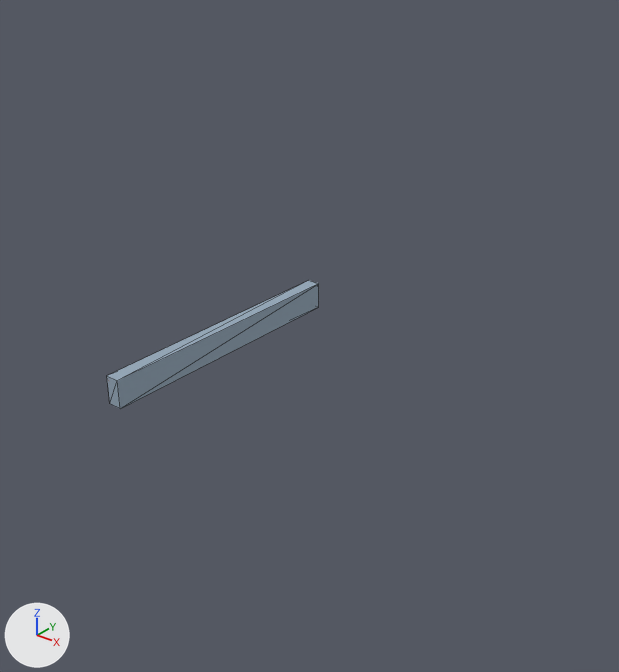
One commit to the glTF model otimo_design_belka_zelbetowa_zbrojenie.glb: the scene before it, then after it.
One viewpoint serves both versions: a 50 mm camera at (7.6, -5.85, 5.48) aimed at (2.1, 1.04, 1.21). The axes (+X, +Y, +Z) are drawn at lower left. The lights are the same throughout. The older version comes first. Mesh edges are drawn as thin lines. Where no turn or scale is listed for an object, it has been applied to the vertices. Vertices at exactly the same position are counted once.

In view in the first picture: 'Beam'.
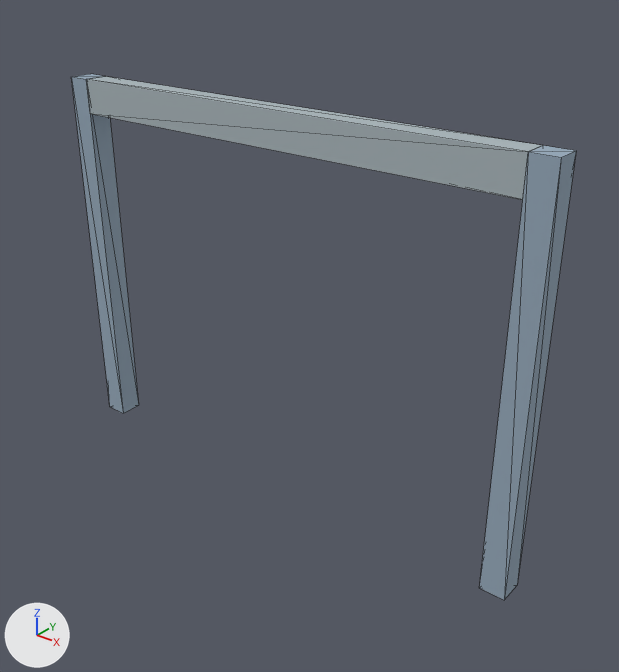
Where the newer file only moved an object's origin or applied its transform, the numbers keep the older frame.

What the commit changed:
In material 'mat_1' (mat_mat_1), metallic goes from 1.0 to 0.0.
Material 'mat_1' (mat_mat_1) changes colour from orange #b9755a to greyish blue #96a9ba; in linear values from (0.485, 0.178, 0.102) to (0.305, 0.397, 0.491).
me_beam is used by ob_beam; location (-0.01, -0.1, 0.0).
me_beam had 8 vertices, 12 faces and spanned x -0.2..0.0, y 0.0..4.0, z 0.0..0.4.
me_beam now has 8 vertices, 12 faces and spans x 0.11..5.04, y -0.05..0.2, z 3.65..4.0.
Part 1, on me_beam:
Vertex 0 of me_beam moves from (0.0, 0.0, 0.0) at pixel (120, 408) to (0.11, -0.05, 3.65) at pixel (90, 113).
Vertex 1 of me_beam moves from (0.0, 4.0, 0.0) at pixel (318, 307) to (5.04, -0.05, 3.65) at pixel (522, 199).
Vertex 2 of me_beam moves from (-0.2, 4.0, 0.0) to (5.04, 0.2, 3.65).
Vertex 3 of me_beam moves from (-0.2, 0.0, 0.0) at pixel (109, 403) to (0.11, 0.2, 3.65).
Vertex 4 of me_beam moves from (-0.2, 4.0, 0.4) at pixel (308, 280) to (5.04, 0.2, 4.0) at pixel (543, 145).
Vertex 5 of me_beam moves from (-0.2, 0.0, 0.4) at pixel (106, 375) to (0.11, 0.2, 4.0) at pixel (105, 76).
Vertex 6 of me_beam moves from (0.0, 4.0, 0.4) at pixel (318, 283) to (5.04, -0.05, 4.0) at pixel (528, 151).
Vertex 7 of me_beam moves from (0.0, 0.0, 0.4) at pixel (117, 380) to (0.11, -0.05, 4.0) at pixel (86, 79).
Mesh me_s_1_001 is new.
It is a box spanning x 0.0..0.25, y 0.0..0.25, z 0.0..4.0.
It uses material mat_mat_1 (greyish blue #96a9ba).
Object 'S-1.001' (ob_s_1_001) is new; it shows me_s_1_001.
Its location is (5.03, -0.15, 0.0).
Object 'S-1' (ob_s_1) is new; it shows a copy of me_s_1_001.
Its location is (-0.15, -0.15, 0.0).

Changed parts and their boxes [x1, y1, x2, y2] in the pictures (619 x 672 px):
'Beam', reshaped (115% wider): before [107, 281, 319, 409]; after [86, 76, 543, 200]
'S-1.001', added: after [480, 146, 576, 600]
'S-1', added: after [71, 74, 139, 413]
